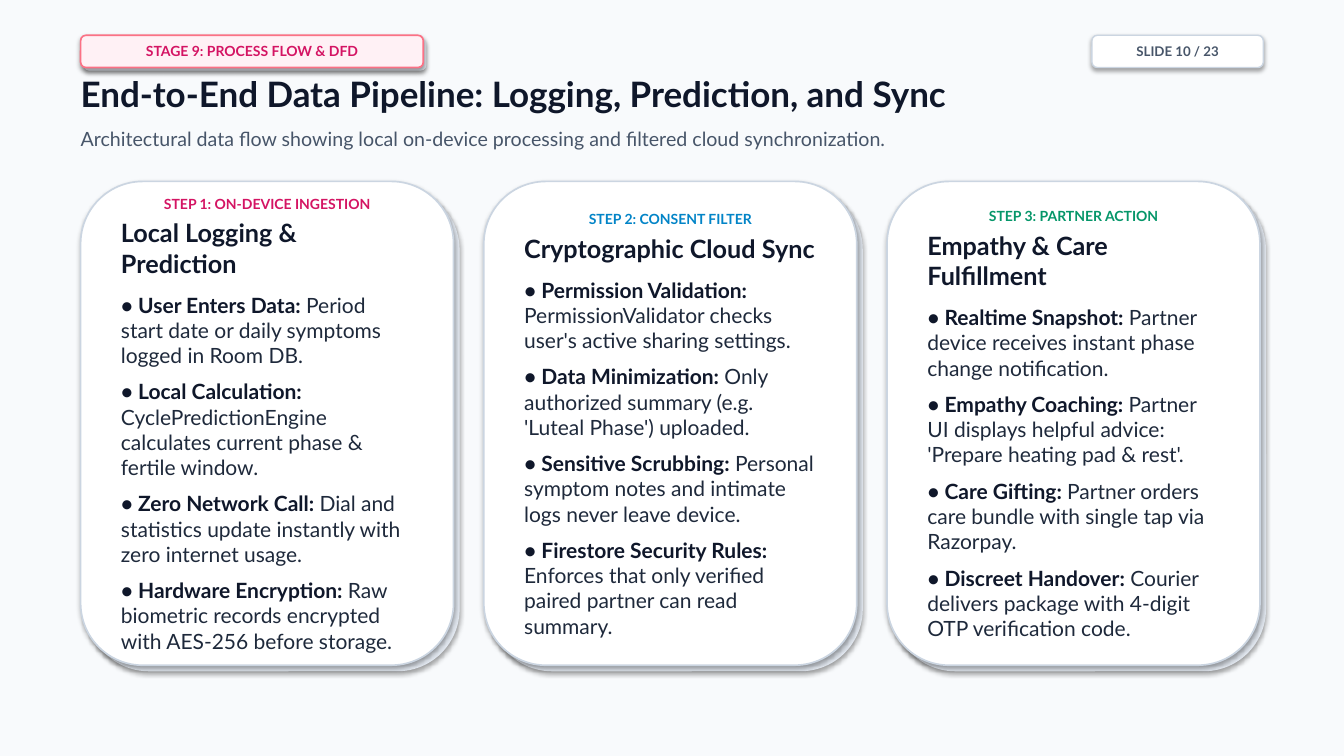
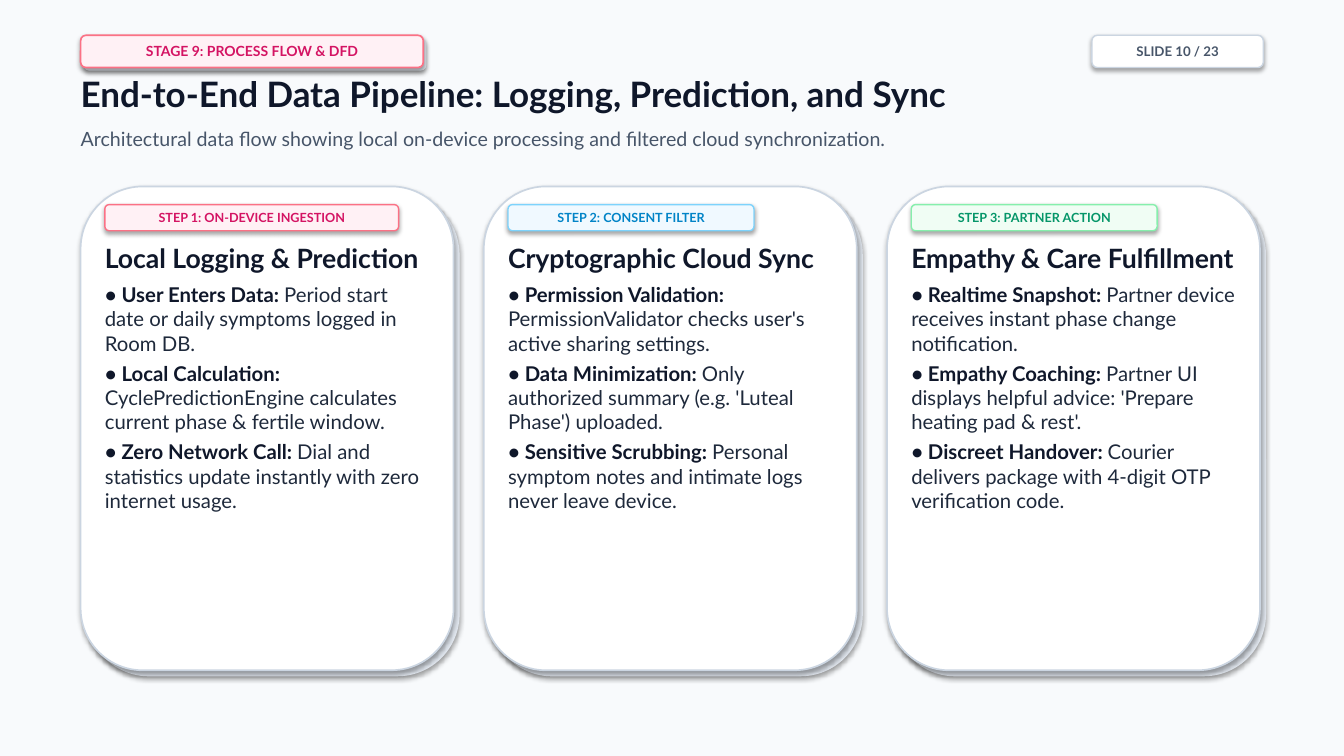
Before and after one commit to cyclecarehelpcenter-sudo/CycleCare, a slide deck: slide 10 of CycleCare_Project_Presentation.pptx. Drawn at 1344x756 pixels with LibreOffice and Linux fonts; fonts in the diff are those of the drawing. Boxes give left, top, right and bottom in pixels: in the first picture for what was removed or moved away, otherwise in the second. Text is boxed around its words. In the diff, an @@ line names an element or a change of style, - is before the commit and + after.

```diff
--- a/CycleCare_Project_Presentation.pptx
+++ b/CycleCare_Project_Presentation.pptx
@@ rounded rectangle: place and size @@
-rounded rectangle at (81, 181, 454, 665)
+rounded rectangle at (81, 187, 454, 670)
@@ rounded rectangle: place and size @@
-rounded rectangle at (87, 188, 460, 671)
+rounded rectangle at (87, 193, 460, 677)
@@ rounded rectangle added at (105, 205, 399, 231), fill #FFF1F5, outline #FB7185 1 pt, 9 pt, text #D41463, bold @@
+STEP 1: ON-DEVICE INGESTION
@@ text in rounded rectangle at (121, 198, 401, 653): text removed @@
-STEP 1: ON-DEVICE INGESTION
-Local Logging & Prediction
-• User Enters Data: Period start date or daily symptoms logged in Room DB.
-• Local Calculation: CyclePredictionEngine calculates current phase & fertile window.
-• Zero Network Call: Dial and statistics update instantly with zero internet usage.
-• Hardware Encryption: Raw biometric records encrypted with AES-256 before storage.
@@ rounded rectangle: place and size @@
-rounded rectangle at (490, 188, 863, 671)
+rounded rectangle at (484, 187, 857, 670)
@@ rounded rectangle at (484, 187, 857, 670): fill #E2E8F0 to #FFFFFF; outline none to #CBD5E1 1.2 pt @@
@@ rounded rectangle: place and size @@
-rounded rectangle at (893, 188, 1266, 671)
+rounded rectangle at (490, 193, 863, 677)
@@ rounded rectangle added at (508, 205, 754, 231), fill #F0F9FF, outline #7DD3FC 1 pt, 9 pt, text #0284C7, bold @@
+STEP 2: CONSENT FILTER
@@ rounded rectangle added at (887, 187, 1260, 670), fill #FFFFFF, outline #CBD5E1 1.2 pt @@
@@ rounded rectangle added at (893, 193, 1266, 677), fill #E2E8F0 @@
@@ rounded rectangle added at (911, 205, 1157, 231), fill #F0FDF4, outline #86EFAC 1 pt, 9 pt, text #059669, bold @@
+STEP 3: PARTNER ACTION
@@ text at (589, 213, 751, 224): paragraph removed @@
-STEP 2: CONSENT FILTER
@@ text at (989, 210, 1158, 221): paragraph removed @@
-STEP 3: PARTNER ACTION
@@ text added at (105, 248, 419, 512), 14.5 pt, text #1E293B @@
+Local Logging & Prediction
+• User Enters Data: Period start date or daily symptoms logged in Room DB.
+• Local Calculation: CyclePredictionEngine calculates current phase & fertile window.
+• Zero Network Call: Dial and statistics update instantly with zero internet usage.
@@ text "Cryptographic Cloud Sync": place and size @@
-text "Cryptographic Cloud Sync" at (484, 181, 857, 665)
+text "Cryptographic Cloud Sync" at (508, 248, 814, 508)
@@ text "Cryptographic Cloud Sync" at (508, 248, 814, 508): size 18 to 19 pt in "Cryptographic Cloud Sync"; size 15 to 14.5 pt; less space between paragraphs; vertical alignment middle to top; fill #FFFFFF to none; outline #CBD5E1 1.2 pt to none; shadow off @@
@@ text "Empathy & Care Fulfillment": place and size @@
-text "Empathy & Care Fulfillment" at (887, 181, 1260, 665)
+text "Empathy & Care Fulfillment" at (911, 248, 1235, 508)
@@ text "Empathy & Care Fulfillment" at (911, 248, 1235, 508): size 18 to 19 pt in "Empathy & Care Fulfillment"; size 15 to 14.5 pt; less space between paragraphs; vertical alignment middle to top; fill #FFFFFF to none; outline #CBD5E1 1.2 pt to none; shadow off @@
@@ text at (927, 483, 1204, 553): paragraph removed @@
-• Care Gifting: Partner orders care bundle with single tap via Razorpay.
@@ text at (524, 542, 767, 638): paragraph removed @@
-• Firestore Security Rules: Enforces that only verified paired partner can read summary.
```
Also in this commit, not shown: 22 other slides changed, 32 other files.
